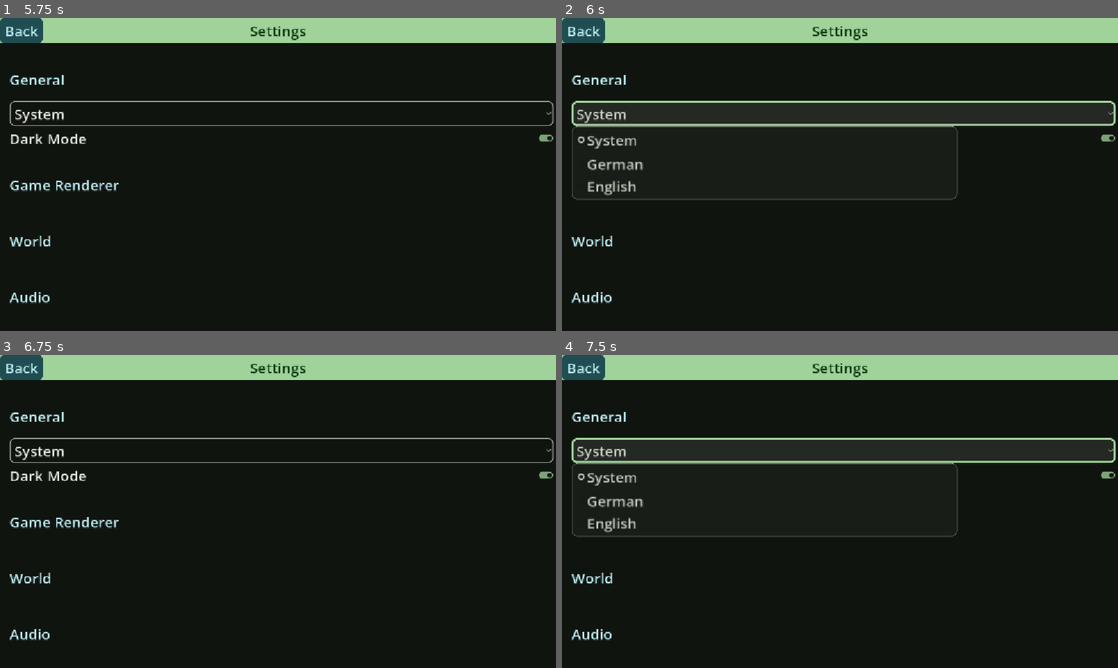
Above: before the commit, frames 1-4 (two rows, left to right).
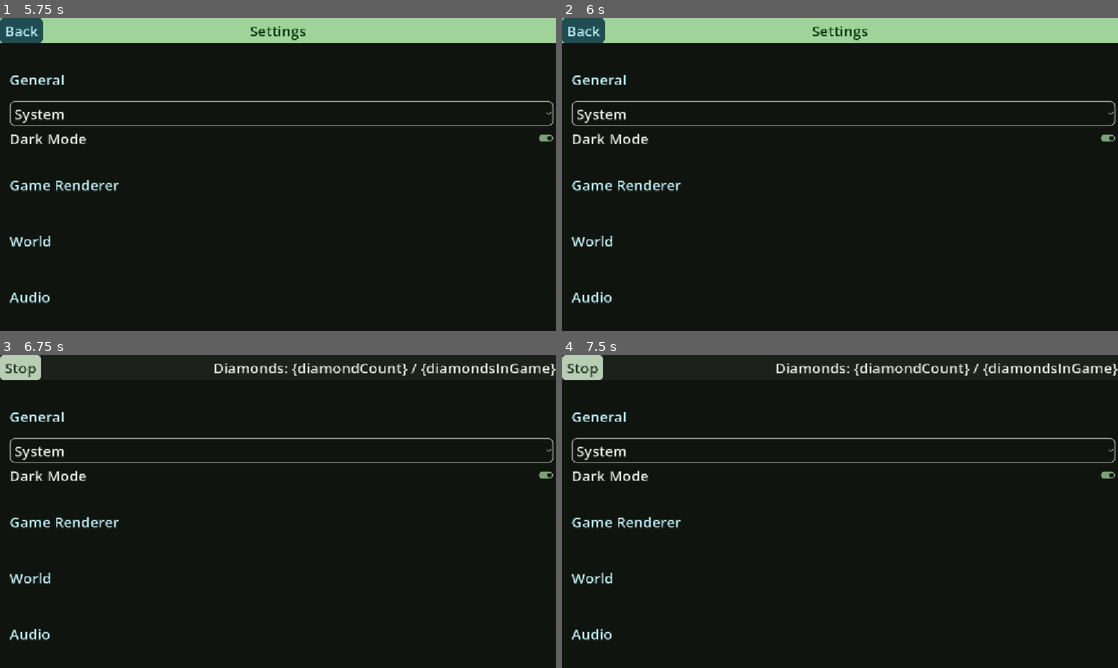
Above: after the commit, the same moments.

Repository: SirVincelot24/juganaut-godot
Game: Godot game, scene res://scenes/MainMenu.tscn
The game is run twice, just before and just after one commit, with the same random seed, the same clock (stepped at 60 frames per second) and the same inputs.
Inputs:
- Up to frame 1 (5.75 s): click "Start Game" at 0.5 s; click "Stop" at 1.25 s; click "Start Game" at 2 s; click "Stop" at 2.75 s; click "Start Game" at 3.5 s; click "Stop" at 4.25 s; click "Settings" at 5 s
- Up to frame 2 (6 s): click "System" at 5.75 s
- Up to frame 3 (6.75 s): click "Dark Mode" at 6.5 s
- Up to frame 4 (7.5 s): click "System" at 7.25 s

Frame 1 is identical in both runs. In frame 2, 3.1% of the frame differs, in the area x 1-100%, y 26-59%; in frame 3, 8.0%; in frame 4, 11%, in the area x 0-100%, y 0-59%.

Commit message:
add settings menu instantiating to autoload to fix bug

Diff:
--- a/scenes/MainMenu.tscn
+++ b/scenes/MainMenu.tscn
@@ -9,7 +9,7 @@
 [sub_resource type="StyleBoxTexture" id="StyleBoxTexture_2wh52"]
 texture = ExtResource("1_2wh52")
 
-[node name="UI" type="Control" unique_id=1272733835]
+[node name="MainMenu" type="Control" unique_id=1272733835]
 layout_mode = 3
 anchors_preset = 15
 anchor_right = 1.0
--- a/scenes/settings_menu.tscn
+++ b/scenes/settings_menu.tscn
@@ -5,6 +5,7 @@
 [ext_resource type="Script" uid="uid://3uok607cgyja" path="res://scripts/UI/buttons/language_select.gd" id="2_wswnh"]
 
 [node name="SettingsMenu" type="Control" unique_id=1464940150]
+z_index = 1
 layout_mode = 3
 anchors_preset = 15
 anchor_right = 1.0
--- a/scripts/UI/buttons/settings.gd
+++ b/scripts/UI/buttons/settings.gd
@@ -1,10 +1,4 @@
 extends Button
 
-var settings_scene = preload("res://scenes/settings_menu.tscn").instantiate()
-
 func _pressed() -> void:
-	settings_scene.visible = true
-
-func _ready() -> void:
-	get_tree().current_scene.add_sibling.call_deferred(settings_scene)
-	settings_scene.visible = false
+	$/root/SettingsMenu.visible = true
--- a/scripts/UI/theme_manager.gd
+++ b/scripts/UI/theme_manager.gd
@@ -4,6 +4,8 @@
 
 const LIGHT_THEME = preload("res://themes/generated/light_theme.tres")
 const DARK_THEME = preload("res://themes/generated/dark_theme.tres")
+
+var settings_scene = preload("res://scenes/settings_menu.tscn").instantiate()
 
 var is_dark := true
 
@@ -23,3 +25,5 @@
 
 func _ready() -> void:
 	set_dark_mode(true)
+	get_tree().current_scene.add_sibling.call_deferred(settings_scene)
+	settings_scene.visible = false
